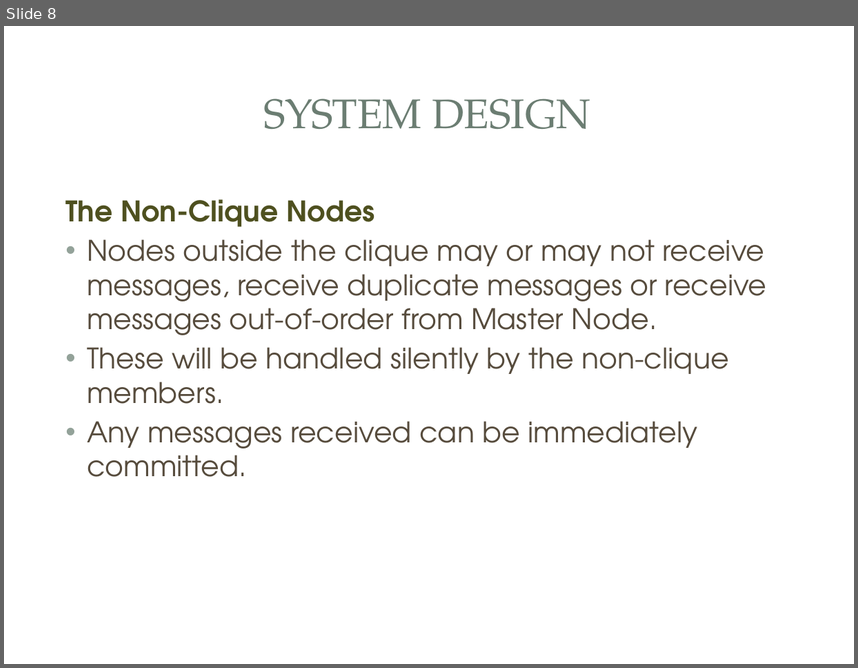
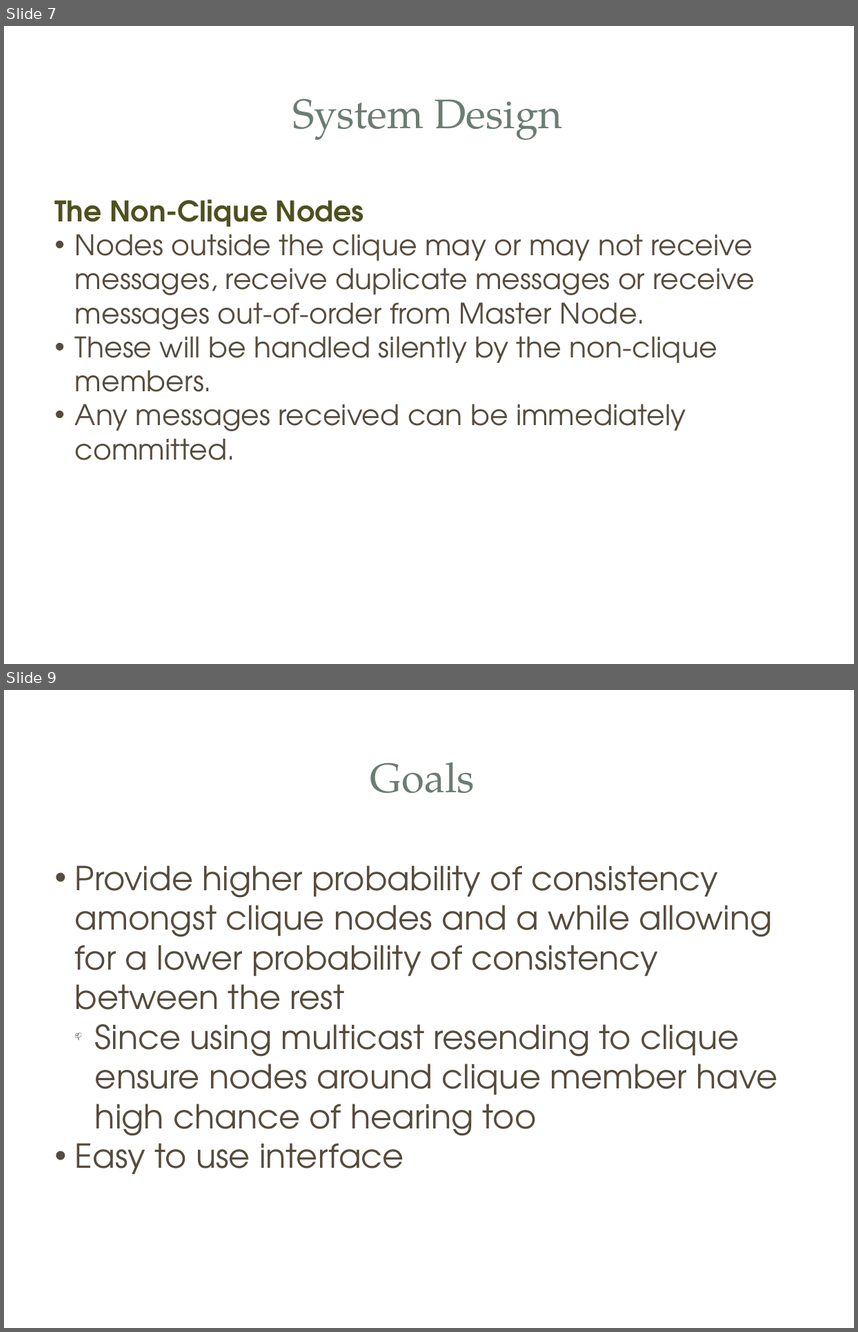
Before and after one commit to aasghari/cse223bFinalProject, a slide deck: finalReport/CSE233BFinalPPT.pptx. Shown one above the other, each under a label of ours: slide 8 before the commit, slides 7 and 9 after it; the slides between them are not shown. The pictures are 858x668 and 858x1332 pixels, drawn with LibreOffice and Linux fonts; fonts in the diff are those of the drawing; background and template pictures are left out. Boxes give left, top, right and bottom in pixels: in the first picture for what was removed or moved away, otherwise in the second. Text is boxed around its words. In the diff, an @@ line names an element or a change of style, - is before the commit and + after.

```diff
--- a/finalReport/CSE233BFinalPPT.pptx
+++ b/finalReport/CSE233BFinalPPT.pptx
@@ slide 9 added at box(4, 690, 854, 1328), background picture (left out); not listed: 3 template elements that a slide beside it also shows @@
@@ text added at box(370, 762, 475, 793), 35 pt, text #6B7D72 @@
+Goals
@@ text added at box(75, 865, 778, 1174), 28 pt, text #564B3C @@
+• Provide higher probability of consistency amongst clique nodes and a while allowing for a lower probability of consistency between the rest
+  📫 Since using multicast resending to clique ensure nodes around clique member have high chance of hearing too
+• Easy to use interface
@@ what was slide 8 is now slide 7 @@
@@ slide 7 changed as well @@
@@ rectangle at box(30, 52, 829, 175): fill #FFFFFF at 83% opacity to #FFFFFF @@
@@ text at box(292, 98, 562, 140): text changed @@
-SYSTEM DESIGN
+System Design
@@ text "The Non-Clique Nodes" at box(55, 199, 755, 460): indent changed; less space between paragraphs @@
```
Also in this commit, not shown: 9 other slides changed, 4 other slides added, 3 slides removed.
